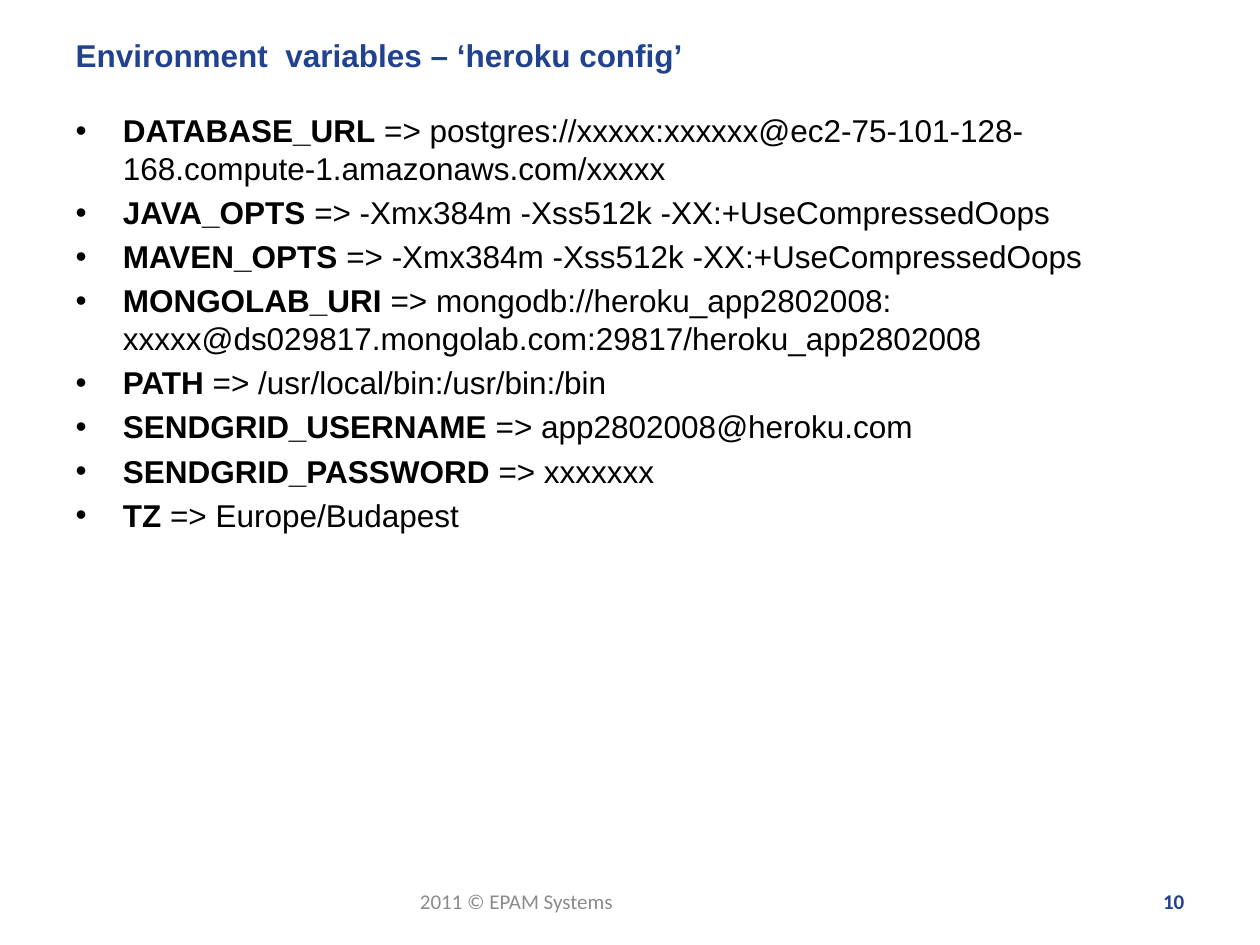
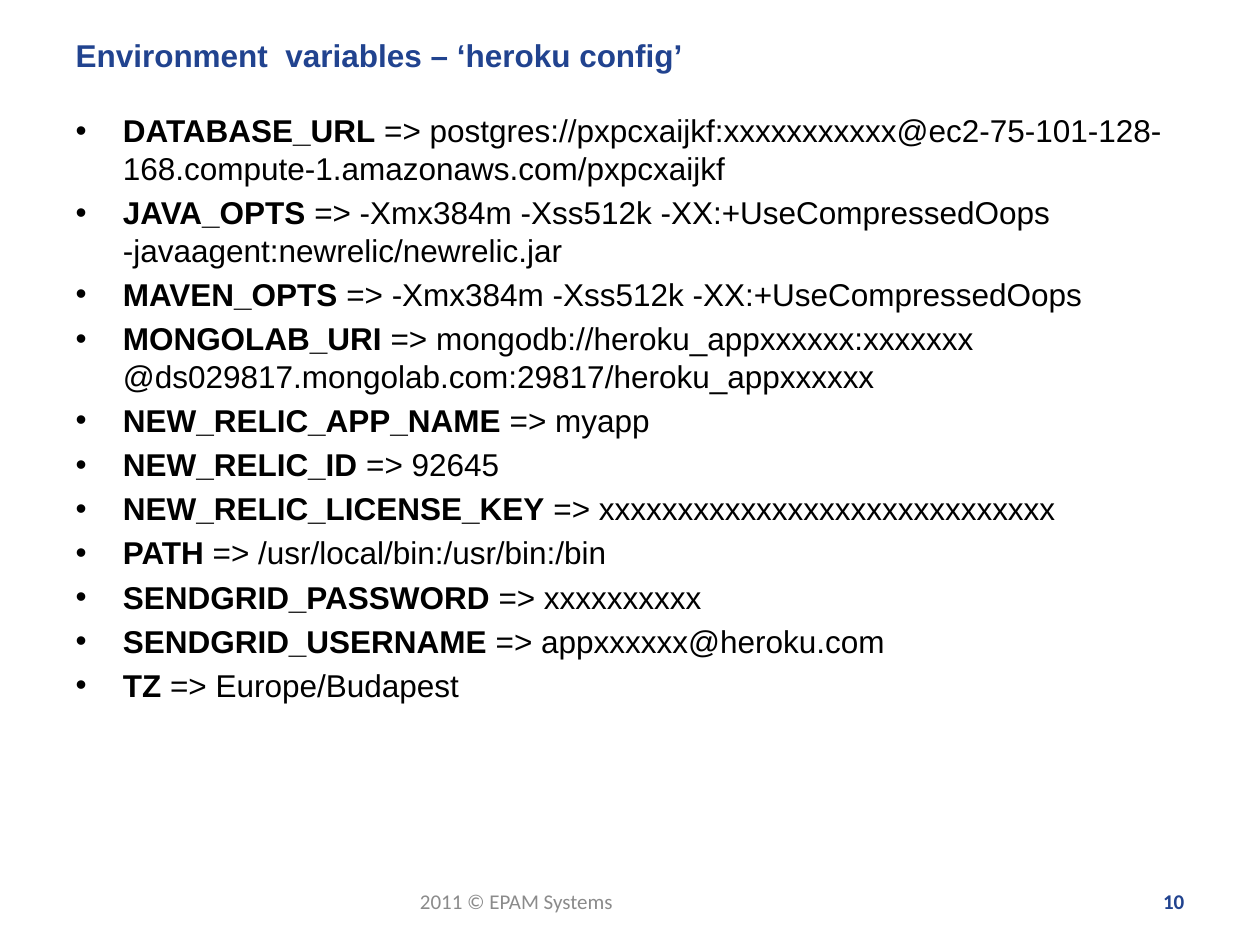
Before and after one commit to zgorbe/Heroku-HelloWorld, a slide deck: slide 10 of Heroku - meetup.pptx. Drawn at 1260x945 pixels with LibreOffice and Linux fonts; fonts in the diff are those of the drawing; background and template pictures are left out. Boxes give left, top, right and bottom in pixels: in the first picture for what was removed or moved away, otherwise in the second. Text is boxed around its words. In the diff, an @@ line names an element or a change of style, - is before the commit and + after.

Commit message:
Updating heroku pptx

```diff
--- a/Heroku - meetup.pptx
+++ b/Heroku - meetup.pptx
@@ text at (123,119,1162,268): text changed @@
-• DATABASE_URL => postgres://xxxxx:xxxxxx@ec2-75-101-128-168.compute-1.amazonaws.com/xxxxx
-• JAVA_OPTS => -Xmx384m -Xss512k -XX:+UseCompressedOops
+• DATABASE_URL => postgres://pxpcxaijkf:xxxxxxxxxxx@ec2-75-101-128-168.compute-1.amazonaws.com/pxpcxaijkf
+• JAVA_OPTS => -Xmx384m -Xss512k -XX:+UseCompressedOops -javaagent:newrelic/newrelic.jar
@@ text at (123,327,1055,524): text changed @@
-• MONGOLAB_URI => mongodb://heroku_app2802008: xxxxx@ds029817.mongolab.com:29817/heroku_app2802008
+• MONGOLAB_URI => mongodb://heroku_appxxxxxx:xxxxxxx @ds029817.mongolab.com:29817/heroku_appxxxxxx
+• NEW_RELIC_APP_NAME => myapp
+• NEW_RELIC_ID => 92645
+• NEW_RELIC_LICENSE_KEY => xxxxxxxxxxxxxxxxxxxxxxxxxxxxx
@@ text at (123,587,884,659): text changed @@
-• SENDGRID_USERNAME => app2802008@heroku.com
-• SENDGRID_PASSWORD => xxxxxxx
+• SENDGRID_PASSWORD => xxxxxxxxxx
+• SENDGRID_USERNAME => appxxxxxx@heroku.com
```
Also in this commit, not shown: 1 other slide changed, 1 slide removed, 1 other file.
